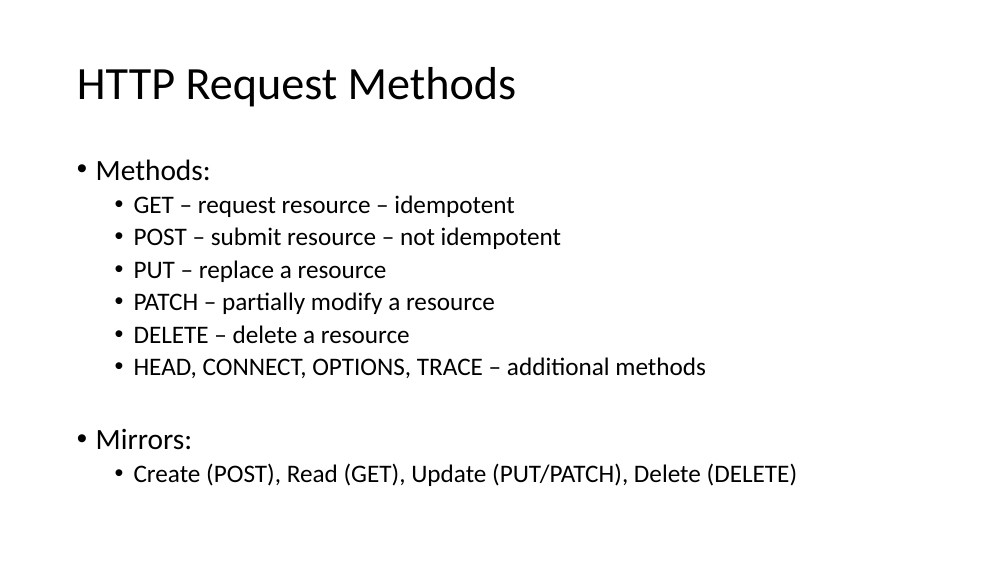
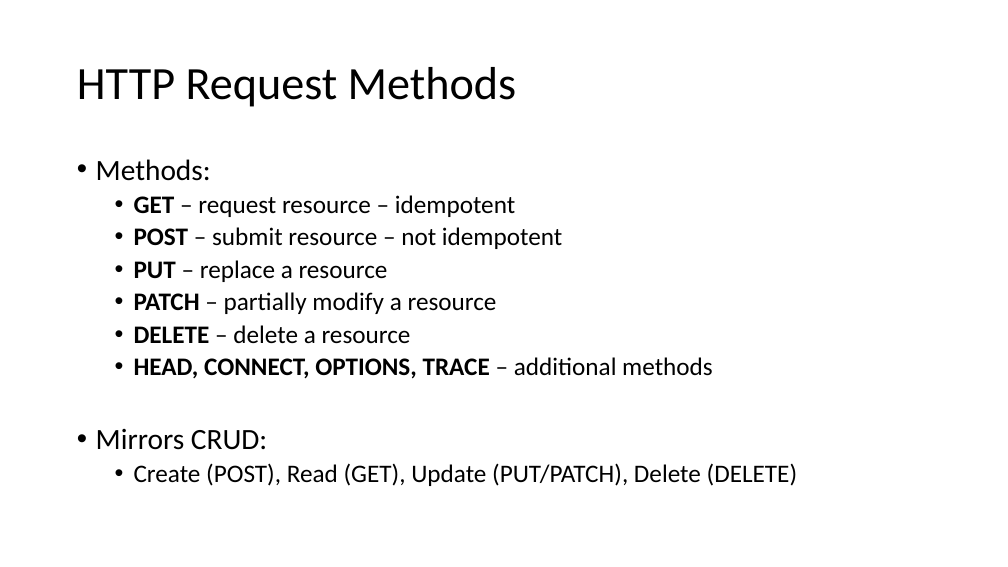
Before and after one commit to jasonroman/sloan-2018, a slide deck: slide 8 of presentation/rest-api-json-graphing.pptx (slide 6 before the commit). Drawn at 1008x567 pixels with LibreOffice and Linux fonts; fonts in the diff are those of the drawing. Boxes give left, top, right and bottom in pixels: in the first picture for what was removed or moved away, otherwise in the second. Text is boxed around its words. In the diff, an @@ line names an element or a change of style, - is before the commit and + after.

```diff
--- a/presentation/rest-api-json-graphing.pptx
+++ b/presentation/rest-api-json-graphing.pptx
@@ text at bbox=[134, 195, 713, 379]: bold on in "GET", "POST", "PUT", "PATCH" and 2 more places @@
@@ text at bbox=[96, 429, 267, 450]: text changed @@
-• Mirrors:
+• Mirrors CRUD:
```
Also in this commit, not shown: 5 other slides changed, 2 slides added, 5 other files.
